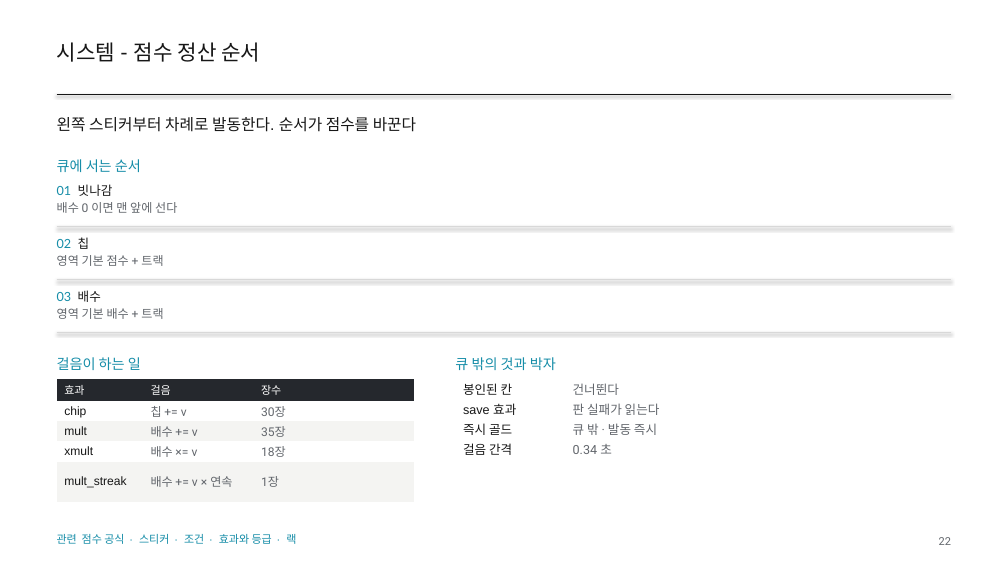
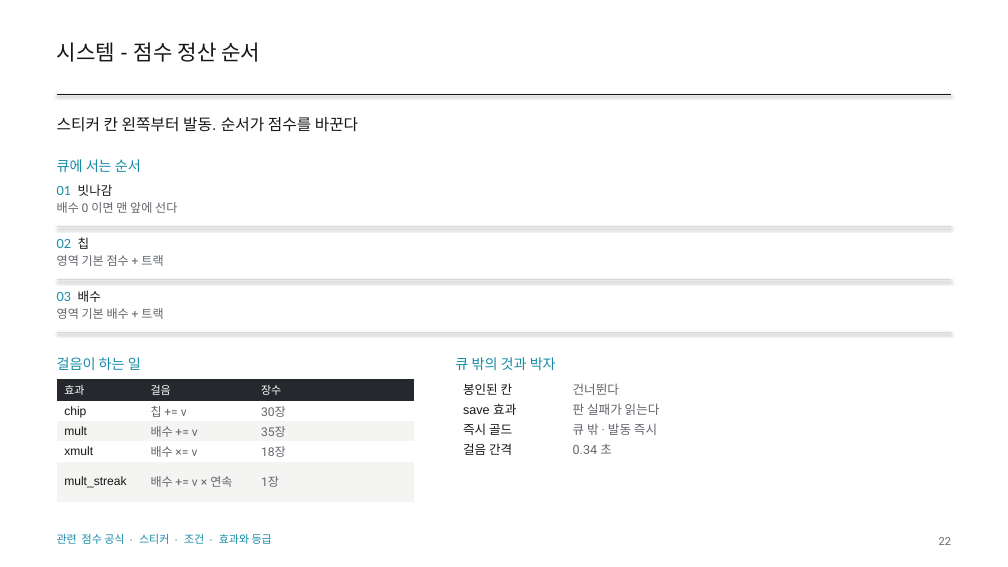
Before and after one commit to GGbong69/test-03, a slide deck: slide 22 of docs/HIGHTONE_기획서.pptx. Drawn at 1008x567 pixels with LibreOffice and Linux fonts; fonts in the diff are those of the drawing. Boxes give left, top, right and bottom in pixels: in the first picture for what was removed or moved away, otherwise in the second. Text is boxed around its words. In the diff, an @@ line names an element or a change of style, - is before the commit and + after.

```diff
--- a/docs/HIGHTONE_기획서.pptx
+++ b/docs/HIGHTONE_기획서.pptx
@@ text at [57,117,358,132]: text changed @@
-왼쪽 스티커부터 차례로 발동한다. 순서가 점수를 바꾼다
+스티커 칸 왼쪽부터 발동. 순서가 점수를 바꾼다
@@ text at [57,534,272,544]: text changed @@
-관련 점수 공식 · 스티커 · 조건 · 효과와 등급 · 랙
+관련 점수 공식 · 스티커 · 조건 · 효과와 등급
```
Also in this commit, not shown: 37 other slides changed, 3 other files.
